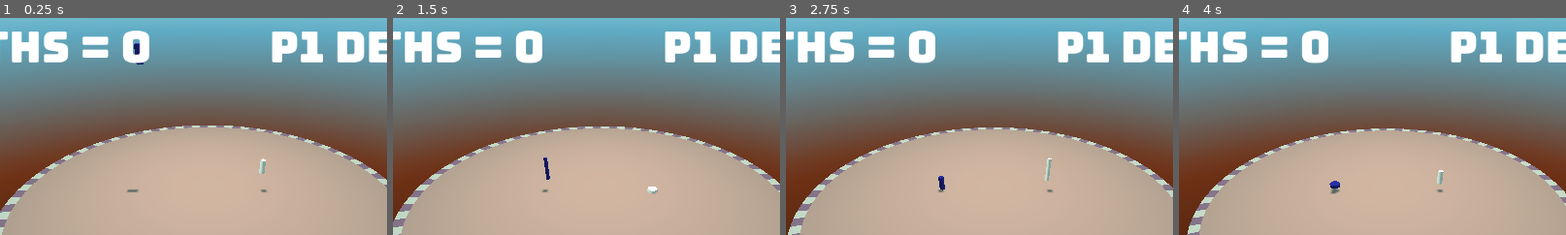
Above: before the commit, frames 1-4 (left to right).
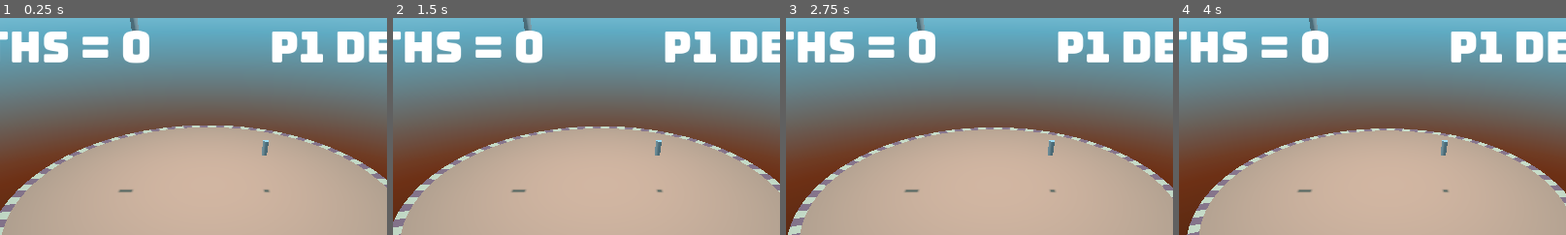
Above: after the commit, the same moments.

Repository: proximadams/Lucky-Erik-Alex-Jam-2025
Game: Godot game, scene res://World.tscn
Two runs of this game, one before a commit and one after it. Both use one fixed random seed, a clock stepped at 60 frames per second and the inputs below. Sound files missing from this copy of the repository are replaced by a short silence.
Inputs:
- Up to frame 1 (0.25 s): no input
- Up to frame 2 (1.5 s): no input
- Up to frame 3 (2.75 s): no input
- Up to frame 4 (4 s): no input
The pictures show only the part of the screen within x 23-73%, y 0-50%; the shares and areas given below are measured in that part.

The runs differ from the first frame. In frame 1, 0.5% of the frame differs, in the area x 30-70%, y 0-81%; in frame 2, 0.5%; in frame 3, 0.5%; in frame 4, 0.5%, in the area x 30-70%, y 0-82%.
Error after the commit: Parse Error: Could not find type "PogoPlayer" in the current scope. (res://Player/player.gd:187)

Commit message:
adds getting hit

Diff:
--- a/Player/player.gd
+++ b/Player/player.gd
@@ -38,6 +38,10 @@
 var currGroundTime = 0;
 var currAirTime = 0;
 
+var MAX_HIT_TIME = 0.5
+var currHitTime = 0
+var lastHitVector: Vector3 = Vector3(0,0,0)
+
 @onready var floorInst = get_node(floorPath)
 
 signal player_died(playerID: int)
@@ -55,9 +59,17 @@
 		_restart_me()
 	_movement(delta)
 	_note_bounce_volumes()
+	move_and_slide()
+	_deal_with_collisions()
 
 func _movement(delta: float):
 	# Add the gravity.
+	if state == HIT:
+		currHitTime += delta
+		if (currHitTime < MAX_HIT_TIME):
+			_calc_hit_velocity()
+			return
+
 	if not is_on_floor():
 		velocity += get_gravity() * delta * GRAVITY_SPEED
 		oldAirVelocity = velocity
@@ -93,8 +105,6 @@
 			_calc_grounded_velocity()
 	elif state == DIVING:
 		_calc_diving_velocity()
-
-	move_and_slide()
 
 func _input(event: InputEvent) -> void:
 	if not event.is_echo() and event.is_action_pressed('jump.' + str(playerID)) and state != STUCK:
@@ -164,3 +174,17 @@
 	velocity.y = -diveVelocity
 	velocity.x = (rotation.z * diveVelocity)
 	velocity.z = (-rotation.x * diveVelocity)
+
+func _calc_hit_velocity():
+	velocity = lastHitVector
+
+# call after move_and_slide! assumes that it has been called beforehand.
+func _deal_with_collisions():
+	for index in get_slide_collision_count():
+		var collision := get_slide_collision(index)
+		var body := collision.get_collider()
+		if body is CharacterBody3D:
+			var other_player: PogoPlayer = body
+			if other_player.state == DIVING:
+				lastHitVector = collision.get_collider_velocity()
+				state = HIT
